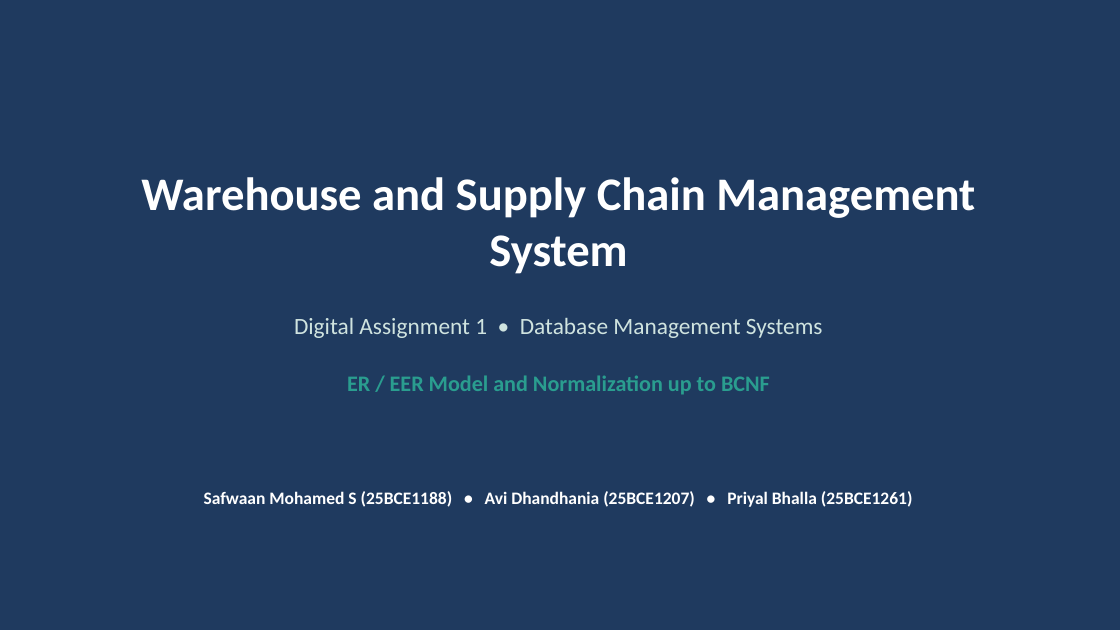
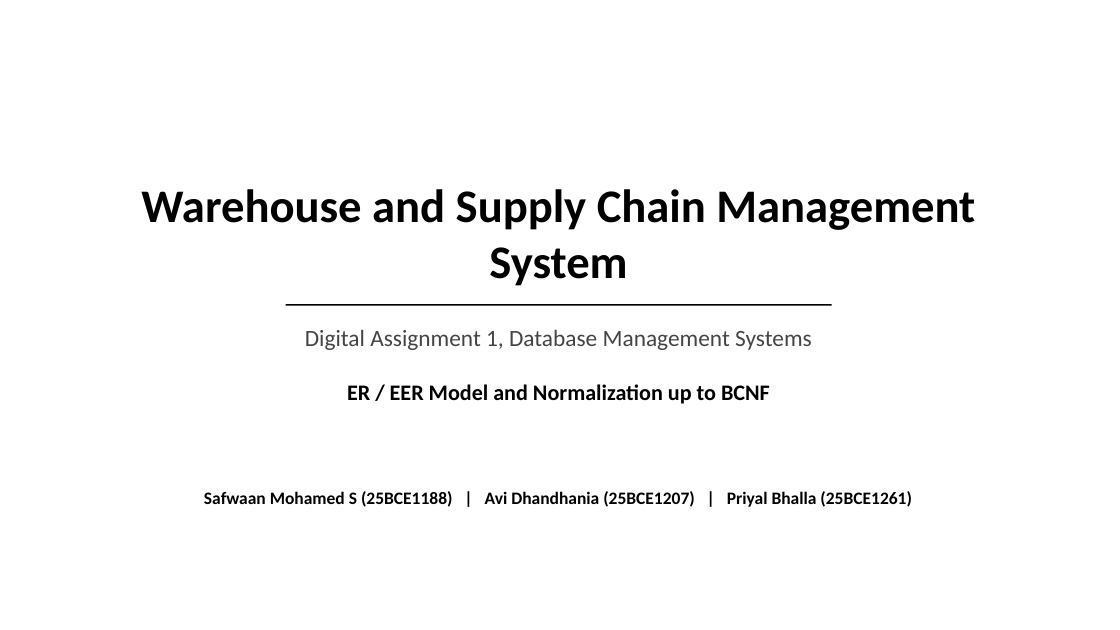
Before and after one commit to AviDhandhania/warehouse-supply-chain-dbms, a slide deck: slide 1 of presentation/DA1_Presentation.pptx. Drawn at 1120x630 pixels with LibreOffice and Linux fonts; fonts in the diff are those of the drawing. Boxes give left, top, right and bottom in pixels: in the first picture for what was removed or moved away, otherwise in the second. Text is boxed around its words. In the diff, an @@ line names an element or a change of style, - is before the commit and + after.

```diff
--- a/presentation/DA1_Presentation.pptx
+++ b/presentation/DA1_Presentation.pptx
@@ background #1F3A5F to #FFFFFF @@
@@ text "Warehouse and Supply Chain Management ...": place and size @@
-text "Warehouse and Supply Chain Management ..." at bbox=[141, 177, 975, 274]
+text "Warehouse and Supply Chain Management ..." at bbox=[141, 189, 975, 286]
@@ text "Warehouse and Supply Chain Management ..." at bbox=[141, 189, 975, 286]: text colour #FFFFFF to #000000 @@
@@ rectangle added at bbox=[286, 304, 832, 306], fill #000000 @@
@@ text at bbox=[305, 330, 812, 350]: text changed; text colour #CFE3DF to #444444 @@
-Digital Assignment 1 • Database Management Systems
+Digital Assignment 1, Database Management Systems
@@ text "ER / EER Model and ...": place and size @@
-text "ER / EER Model and ..." at bbox=[347, 375, 770, 395]
+text "ER / EER Model and ..." at bbox=[347, 384, 770, 404]
@@ text "ER / EER Model and ..." at bbox=[347, 384, 770, 404]: text colour #2A9D8F to #000000 @@
@@ text at bbox=[204, 491, 912, 507]: text changed; text colour #FFFFFF to #000000 @@
-Safwaan Mohamed S (25BCE1188) • Avi Dhandhania (25BCE1207) • Priyal Bhalla (25BCE1261)
+Safwaan Mohamed S (25BCE1188) | Avi Dhandhania (25BCE1207) | Priyal Bhalla (25BCE1261)
```
Also in this commit, not shown: 16 other slides changed, 16 slides added, 5 slides removed, 14 other files.
